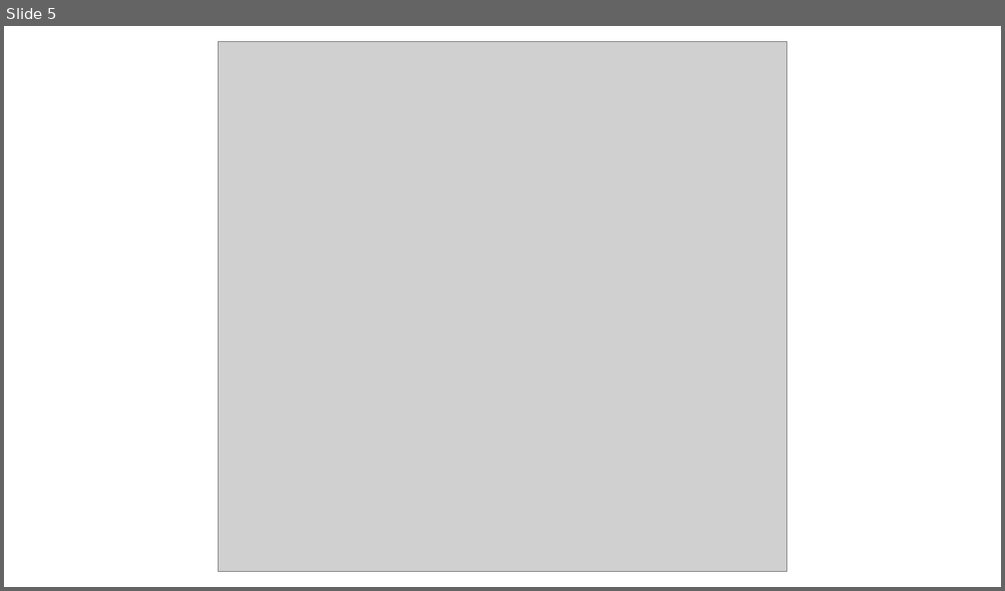
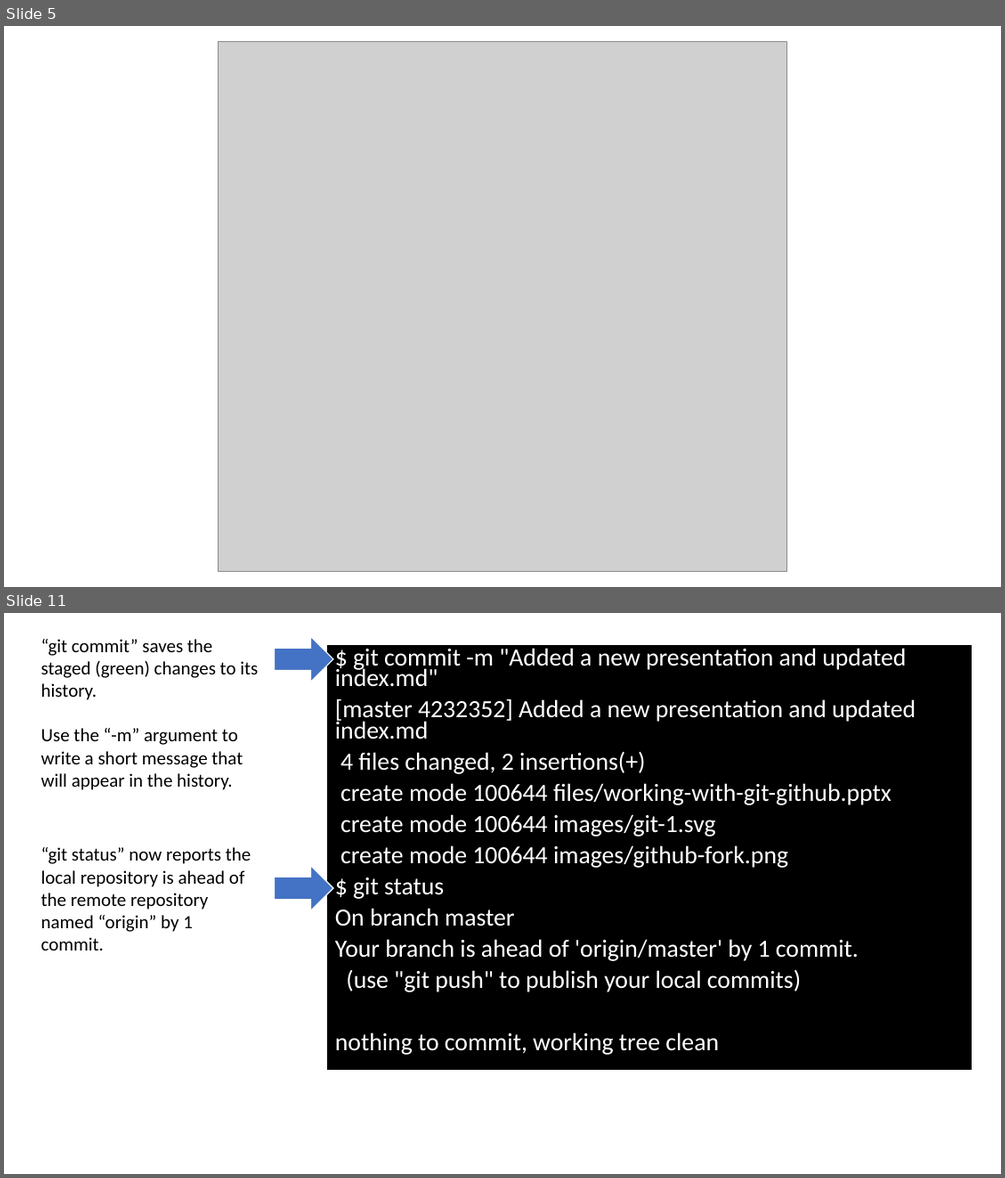
Before and after one commit to ryl/cybr406-2020, a slide deck: files/working-with-git-github.pptx. Shown one above the other, each under a label of ours: slide 5 before the commit, slides 5 and 11 after it; the slides between them are not shown. The pictures are 1005x591 and 1005x1178 pixels, drawn with LibreOffice and Linux fonts; fonts in the diff are those of the drawing; grey boxes stand for pictures; background and template pictures are left out. Boxes give left, top, right and bottom in pixels: in the first picture for what was removed or moved away, otherwise in the second. Text is boxed around its words. In the diff, an @@ line names an element or a change of style, - is before the commit and + after.

```diff
--- a/files/working-with-git-github.pptx
+++ b/files/working-with-git-github.pptx
@@ slide 11 added at (4,613,1001,1174), background #FFFFFF @@
@@ text added at (41,639,258,790), 18 pt, text #000000 @@
+“git commit” saves the staged (green) changes to its history.
+Use the “-m” argument to write a short message that will appear in the history.
@@ right arrow added at (274,637,333,682), fill #4472C4, outline #FFFFFF 1 pt @@
@@ text added at (328,646,971,1070), fill #000000, outline #000000 1 pt, 23.8 pt, text #FFFFFF @@
+$ git commit -m "Added a new presentation and updated index.md"
+[master 4232352] Added a new presentation and updated index.md
+4 files changed, 2 insertions(+)
+create mode 100644 files/working-with-git-github.pptx
+create mode 100644 images/git-1.svg
+create mode 100644 images/github-fork.png
+$ git status
+On branch master
+Your branch is ahead of 'origin/master' by 1 commit.
+(use "git push" to publish your local commits)
+nothing to commit, working tree clean
@@ text added at (41,847,251,950), 18 pt, text #000000 @@
+“git status” now reports the local repository is ahead of the remote repository named “origin” by 1 commit.
@@ right arrow added at (274,866,333,910), fill #4472C4, outline #FFFFFF 1 pt @@
```
Also in this commit, not shown: 5 slides changed, 5 other slides added, 1 slide removed.
